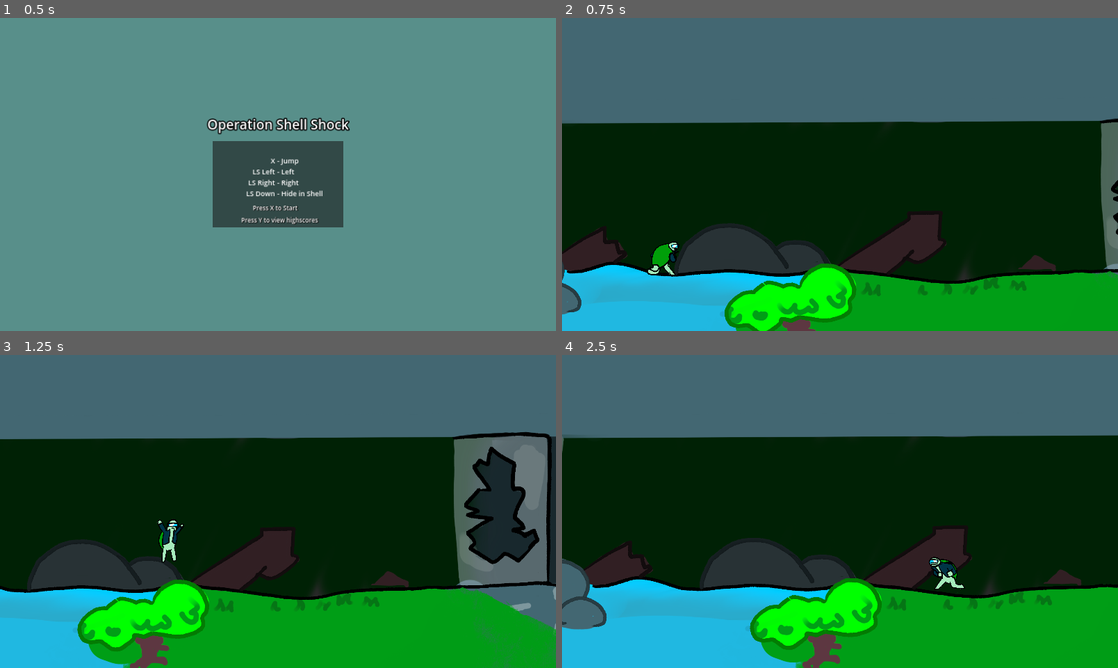
Above: before the commit, frames 1-4 (two rows, left to right).
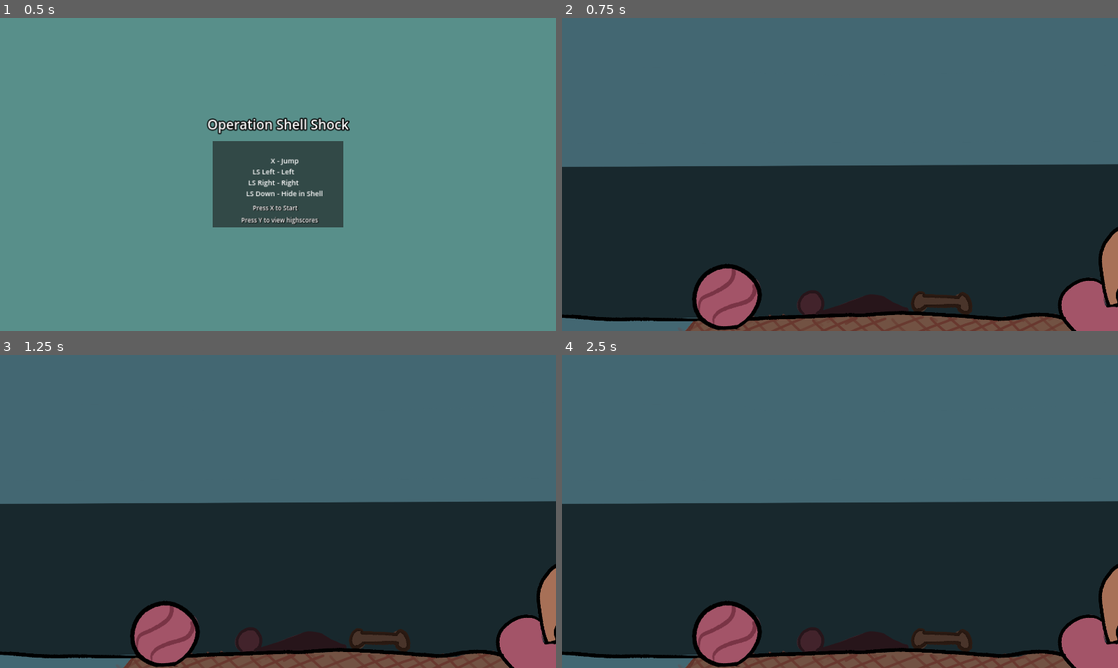
Above: after the commit, the same moments.

Repository: isterkvarn/operation_shell_shock
Game: Godot game, scene res://menus/main_menu/main_menu.tscn
The game is run twice, just before and just after one commit, with the same random seed, the same clock (stepped at 60 frames per second) and the same inputs.
Inputs:
- Up to frame 1 (0.5 s): no input
- Up to frame 2 (0.75 s): tap X (start) at 0.5, 0.6 s; hold D (ss_right) from 0.53 s (still down)
- Up to frame 3 (1.25 s): keep holding D (ss_right); tap W (ss_jump) at 0.77 s
- Up to frame 4 (2.5 s): tap Y (highscores) at 1.35 s; tap W (ss_jump) at 1.52 s; tap X (start) at 1.55, 2.1 s; release D (ss_right) at 2.03 s; hold A (ss_left) from 2.03 s (still down)

Frame 1 is identical in both runs. In frame 2, 63% of the frame differs, in the area x 0-100%, y 32-100%; in frame 3, 68%; in frame 4, 70%, in the area x 0-100%, y 25-100%.
Error in both runs: Invalid assignment of property or key 'text' with value of type 'String' on a base object of type 'null instance'. (res://player/player.gd:71)

Commit message:
feat!: clear out old camera system

Diff:
--- a/player/camera.gd
+++ b/player/camera.gd
@@ -1,45 +1,5 @@
 extends Camera2D
 
 
-@export var max_speed : float = 2000.0
-@export var distance_sensitivity : float = 5
-@export var wiggle_room : float = 200.0
-
-var is_following_right : bool = false
-var updates_flip : bool = true
-
-var _current_x_speed : float
-var _current_y_speed : float
-var _last_still_x : float = 0.0
-
-@onready var _camera_anchor_right = $"../CameraAnchorRight"
-@onready var _camera_anchor_left = $"../CameraAnchorLeft"
-@onready var player = $".."
-@onready var _player_start_y = player.position.y
-@onready var _start_y = _camera_anchor_right.position.y
-
-
 func _physics_process(delta):
-	if player.velocity.x == 0:
-		_last_still_x = player.position.x
-		updates_flip = false
-	else:
-		updates_flip = (abs(player.position.x - _last_still_x) > wiggle_room)
-
-	var _y_aim = _player_start_y + _start_y
-	if player.position.y < 130:
-		_y_aim -= 450
-
-	var _x_aim : float
-	if is_following_right:
-		_x_aim = _camera_anchor_right.global_position.x
-	else:
-		_x_aim = _camera_anchor_left.global_position.x
-
-	var _x_diff = abs(_x_aim - position.x)
-	var _y_diff = abs(_y_aim - position.y)
-
-	_current_x_speed = _x_diff * distance_sensitivity #min(max_speed, _x_diff * distance_sensitivity)
-	_current_y_speed = _y_diff * distance_sensitivity #min(max_speed, _y_diff * distance_sensitivity)
-	position.x = move_toward(position.x, _x_aim, _current_x_speed * delta)
-	position.y = move_toward(position.y, _y_aim, _current_y_speed * delta)
+	pass
--- a/player/player.tscn
+++ b/player/player.tscn
@@ -102,17 +102,10 @@
 shape = SubResource("RectangleShape2D_fo7p5")
 disabled = true
 
-[node name="CameraAnchorRight" type="Marker2D" parent="."]
-position = Vector2(800, -306)
-
-[node name="CameraAnchorLeft" type="Marker2D" parent="."]
-position = Vector2(-800, -306)
-
 [node name="Camera2D" type="Camera2D" parent="."]
 top_level = true
 zoom = Vector2(0.8, 0.8)
 script = ExtResource("13_qlm8e")
-wiggle_room = 400.0
 
 [node name="RoofRayCast1" type="RayCast2D" parent="."]
 position = Vector2(37, -78)
